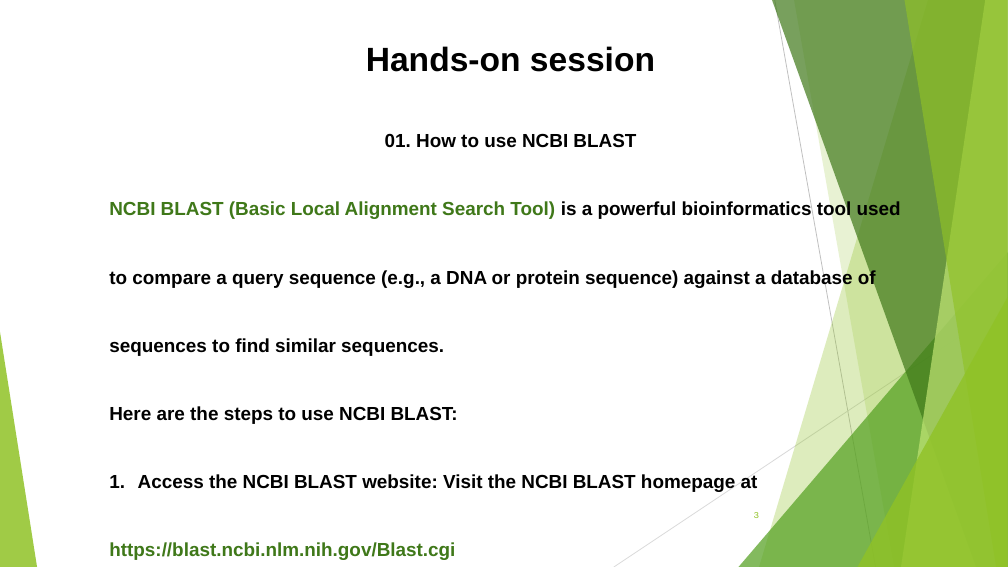
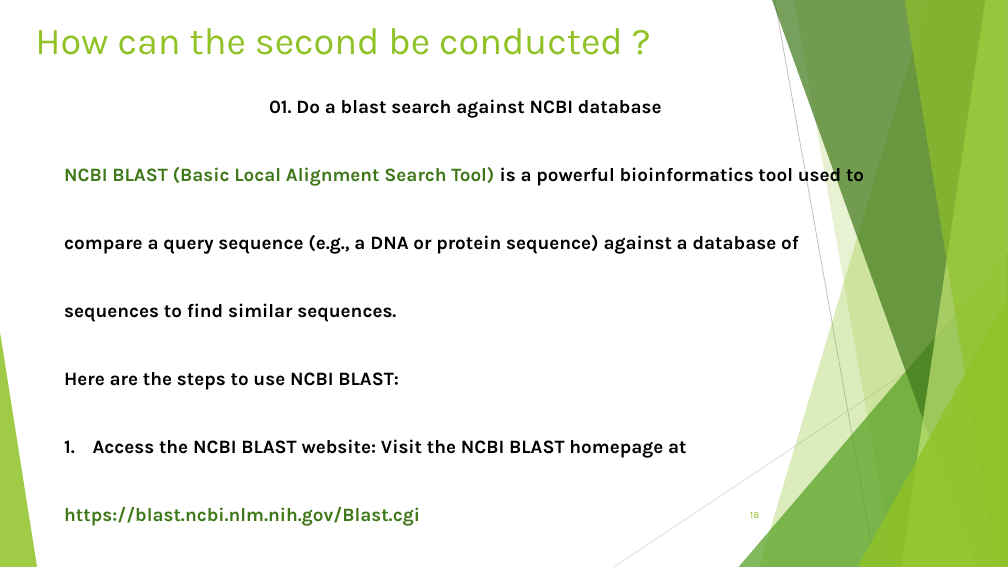
Before and after one commit to Yedomon/GBioS_Training_Genomics_Plant_Breeding_2024, a slide deck: slide 18 of Section04/004.pptx (slide 3 before the commit). Drawn at 1008x567 pixels with LibreOffice and Linux fonts; fonts in the diff are those of the drawing. Boxes give left, top, right and bottom in pixels: in the first picture for what was removed or moved away, otherwise in the second. Text is boxed around its words. In the diff, an @@ line names an element or a change of style, - is before the commit and + after.

```diff
--- a/Section04/004.pptx
+++ b/Section04/004.pptx
@@ title added at (x1=35, y1=28, x2=623, y2=55), 36 pt, text #90C226 @@
+How can the second be conducted ?
@@ text "01. Do a blast search ..." moved from (x1=109, y1=133, x2=901, y2=560) to (x1=64, y1=99, x2=864, y2=526) @@
@@ text removed at (x1=366, y1=46, x2=655, y2=72) @@
-Hands-on session
@@ text at (x1=269, y1=99, x2=662, y2=118): text changed; font Arial to Karla @@
-01. How to use NCBI BLAST
+01. Do a blast search against NCBI database
@@ text at (x1=64, y1=164, x2=864, y2=526): font Arial to Karla in "NCBI BLAST (Basic Local Alignment Search Tool) ...", "Here are the steps to use NCBI ...", "Access the NCBI BLAST website: Visit the ...", "https://blast.ncbi.nlm.nih.gov/Blast.cgi" @@
@@ page number at (x1=750, y1=512, x2=759, y2=518): text changed @@
-3
+18
```
Also in this commit, not shown: 12 other slides changed, 16 slides added.
